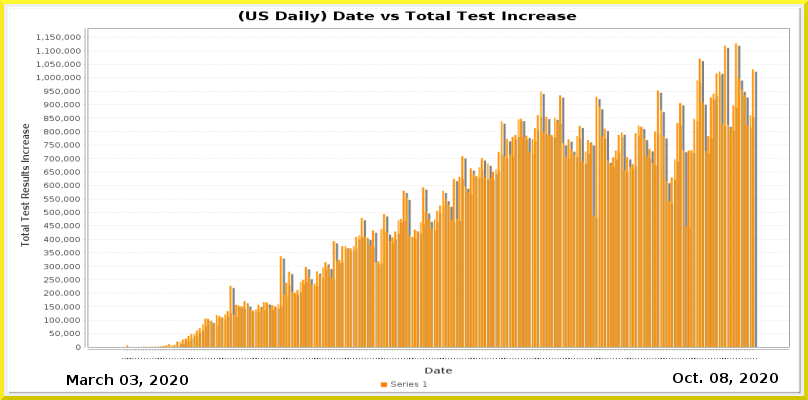
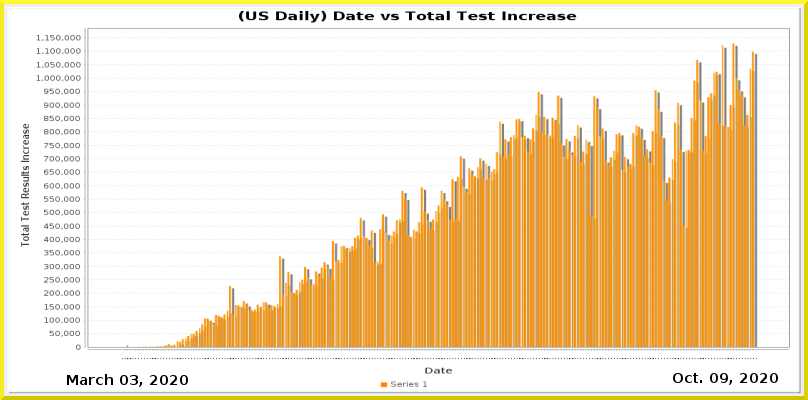
Layer changes from the first 808 × 400 image to the second:
painted on "Current Date" over [720, 373, 728, 383]
painted on "Date_vs_TestIncrease.png" over [36, 34, 789, 360]
